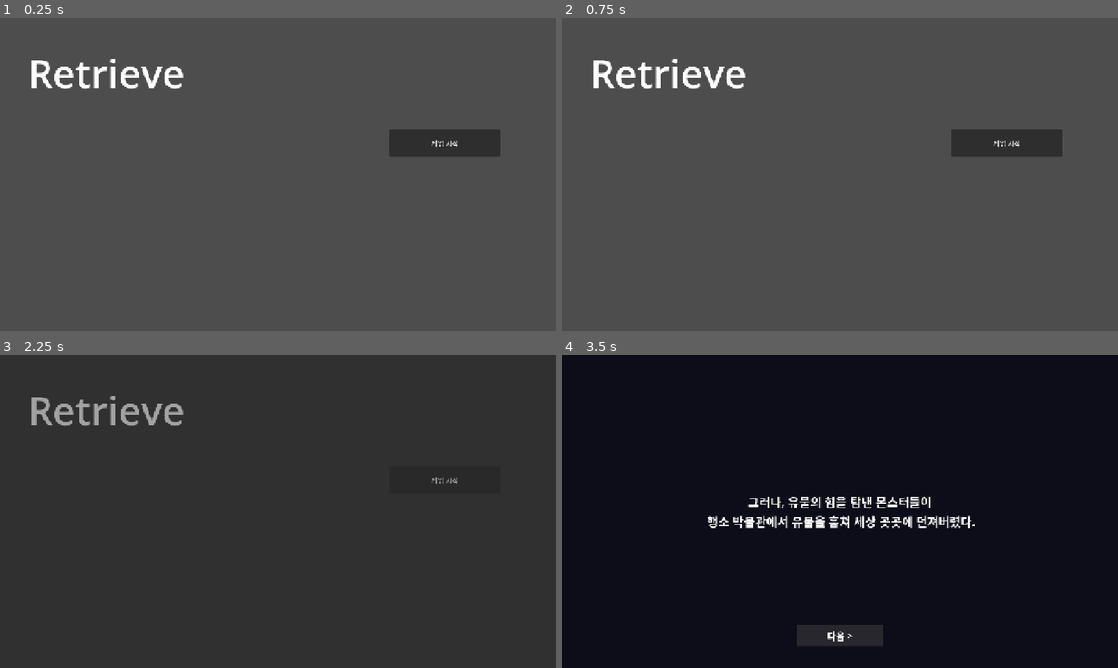
Above: before the commit, frames 1-4 (two rows, left to right).
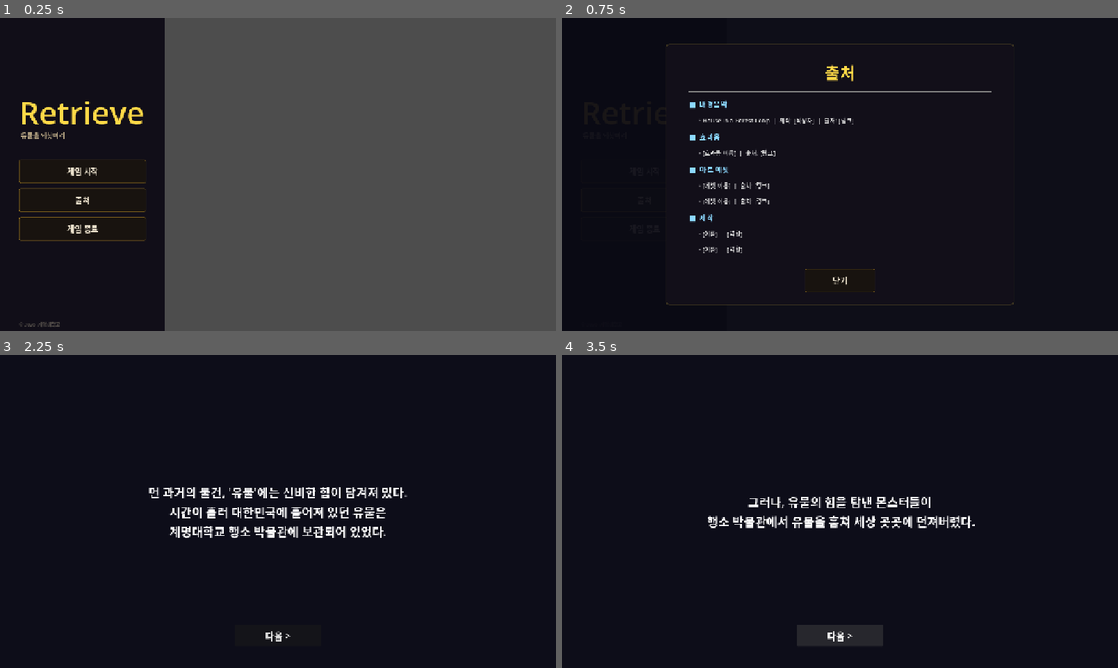
Above: after the commit, the same moments.

Repository: JunhyeongKim1/Retrieve-game-
Game: Godot game, scene res://scenes/main/main_menu.tscn
The game is run twice, just before and just after one commit, with the same random seed, the same clock (stepped at 60 frames per second) and the same inputs.
Inputs (mouse positions are in pixels of both pictures, inside the frame that each line leads up to):
- Up to frame 1 (0.25 s): no input
- Up to frame 2 (0.75 s): click (645, 199) at 0.5 s, where only the run after the commit has a clickable "출처"
- Up to frame 3 (2.25 s): click (278, 617) at 1.25 s, where only the run after the commit has a clickable "닫기"; click "게임 시작" at 2 s
- Up to frame 4 (3.5 s): click "다음 >" at 2.75 s

The runs differ from the first frame. In frame 1, 31% of the frame differs, in the area x 0-90%, y 0-100%; in frame 2, 100%, in the area x 0-100%, y 0-100%; in frame 3, 100%; in frame 4, nothing differs.

Commit message:
create redslime

Diff:
--- /dev/null
+++ b/scenes/Enemy/RedSlime.tscn
@@ -0,0 +1,88 @@
+[gd_scene format=3]
+
+[ext_resource type="PackedScene" uid="uid://dha2hcmftyyqn" path="res://scenes/Enemy/Enemy.tscn" id="1_qp0uk"]
+[ext_resource type="Script" path="res://script/enemy/red_slime.gd" id="2_redsl"]
+[ext_resource type="Texture2D" uid="uid://blchv2pb3fa5e" path="res://asset/Enemy/SlimeBlue/slimeBlue_dead.png" id="3_8pg25"]
+[ext_resource type="Texture2D" uid="uid://dvrapcqu5upxr" path="res://asset/Enemy/SlimeBlue/slimeBlue_hit.png" id="4_yuw13"]
+[ext_resource type="Texture2D" uid="uid://f5b7bxnp3ja6" path="res://asset/Enemy/SlimeBlue/slimeBlue_fear.png" id="5_11hf0"]
+[ext_resource type="Texture2D" uid="uid://bbjbjmynff2if" path="res://asset/Enemy/SlimeBlue/slimeBlue_move.png" id="5_tijr0"]
+[ext_resource type="Texture2D" uid="uid://cghg3xal4d7nl" path="res://asset/Enemy/SlimeBlue/slimeBlue.png" id="6_11hf0"]
+[ext_resource type="Texture2D" uid="uid://cw6eku46p1ivh" path="res://asset/Enemy/SlimeBlue/slimeBlue_fear_moving.png" id="6_yye8u"]
+
+[sub_resource type="SpriteFrames" id="SpriteFrames_red"]
+animations = [{
+"frames": [{
+"duration": 1.0,
+"texture": ExtResource("3_8pg25")
+}],
+"loop": true,
+"name": &"die",
+"speed": 5.0
+}, {
+"frames": [{
+"duration": 1.0,
+"texture": ExtResource("4_yuw13")
+}],
+"loop": true,
+"name": &"fall",
+"speed": 5.0
+}, {
+"frames": [{
+"duration": 1.0,
+"texture": ExtResource("5_11hf0")
+}, {
+"duration": 1.0,
+"texture": ExtResource("6_yye8u")
+}],
+"loop": true,
+"name": &"fear",
+"speed": 5.0
+}, {
+"frames": [{
+"duration": 1.0,
+"texture": ExtResource("5_tijr0")
+}, {
+"duration": 1.0,
+"texture": ExtResource("6_11hf0")
+}],
+"loop": true,
+"name": &"walk",
+"speed": 5.0
+}]
+
+[sub_resource type="RectangleShape2D" id="RectangleShape2D_col"]
+size = Vector2(90, 58)
+
+[sub_resource type="RectangleShape2D" id="RectangleShape2D_view"]
+size = Vector2(128, 56)
+
+[sub_resource type="RectangleShape2D" id="RectangleShape2D_hit"]
+size = Vector2(97, 59)
+
+[node name="RedSlime" instance=ExtResource("1_qp0uk")]
+script = ExtResource("2_redsl")
+
+[node name="AnimatedSprite2D" parent="." index="0"]
+sprite_frames = SubResource("SpriteFrames_red")
+animation = &"walk"
+
+[node name="CollisionShape2D" parent="." index="1"]
+shape = SubResource("RectangleShape2D_col")
+
+[node name="Left_Raycast" parent="." index="2"]
+position = Vector2(-51, 31)
+
+[node name="Right_Raycast" parent="." index="3"]
+position = Vector2(50, 25)
+
+[node name="CollisionShape2D" parent="ViewFiled" parent_id_path=PackedInt32Array(669368330) index="0"]
+position = Vector2(-77, 32)
+shape = SubResource("RectangleShape2D_view")
+
+[node name="HitboxArea2D" parent="." index="5"]
+collision_layer = 8
+collision_mask = 4
+
+[node name="CollisionShape2D" parent="HitboxArea2D" index="0"]
+position = Vector2(-1.5, 33.5)
+shape = SubResource("RectangleShape2D_hit")
--- a/scenes/main/main_menu.gd
+++ b/scenes/main/main_menu.gd
@@ -1,8 +1,259 @@
 extends Node2D
 
-@export_file("*.tscn") var next_scene: String  # 에디터에서 다음 씬 지정
-
-# Called when the node enters the scene tree for the first time.
-
-func _on_button_pressed() -> void:
-	SceneTransition.fade_to_scene(next_scene)
+# ══════════════════════════════════════════════════════════
+# 출처 내용 — 아래 항목을 채워주세요
+# ══════════════════════════════════════════════════════════
+const CREDITS: Array = [
+	["배경음악", [
+		"House In a Forest Loop  |  제작: [작성자]  |  출처: [링크]",
+	]],
+	["효과음", [
+		"[효과음 이름]  |  출처: [링크]",
+	]],
+	["아트 에셋", [
+		"[에셋 이름]  |  출처: [링크]",
+		"[에셋 이름]  |  출처: [링크]",
+	]],
+	["제작", [
+		"[이름]  |  [역할]",
+		"[이름]  |  [역할]",
+	]],
+]
+# ══════════════════════════════════════════════════════════
+
+# 디자인 상수
+const PANEL_W    := 380
+const PANEL_H    := 720
+const MARGIN_L   := 44
+const BTN_W      := 292
+const BTN_H      := 54
+const BTN_GAP    := 12
+
+# 색상 팔레트
+const C_GOLD       := Color(1.00, 0.85, 0.28)
+const C_GOLD_DIM   := Color(0.55, 0.42, 0.12, 0.70)
+const C_GOLD_HOV   := Color(0.85, 0.68, 0.20, 0.90)
+const C_GOLD_ACT   := Color(1.00, 0.85, 0.30, 1.00)
+const C_PANEL_BG   := Color(0.04, 0.03, 0.07, 0.90)
+const C_BTN_NOR    := Color(0.10, 0.08, 0.05, 0.80)
+const C_BTN_HOV    := Color(0.20, 0.15, 0.07, 0.92)
+const C_BTN_PRE    := Color(0.28, 0.20, 0.08, 0.97)
+const C_SUBTITLE   := Color(0.72, 0.65, 0.52)
+const C_VERSION    := Color(0.45, 0.42, 0.38, 0.70)
+const C_TXT_NOR    := Color(0.92, 0.88, 0.80)
+const C_TXT_HOV    := Color(1.00, 0.95, 0.75)
+const C_OVERLAY    := Color(0.04, 0.04, 0.08, 0.94)
+
+var _credits_layer: CanvasLayer
+var _btn_start: Button
+
+
+func _ready() -> void:
+	_build_main_ui()
+	_build_credits_panel()
+
+
+# ══════════════════════════════════════════════════════════
+# 메인 UI
+# ══════════════════════════════════════════════════════════
+func _build_main_ui() -> void:
+	var ui := CanvasLayer.new()
+	ui.layer = 1
+	add_child(ui)
+
+	# ── 왼쪽 반투명 패널 ──────────────────────────────────
+	var panel := Panel.new()
+	panel.position = Vector2.ZERO
+	panel.size     = Vector2(PANEL_W, PANEL_H)
+
+	var ps := StyleBoxFlat.new()
+	ps.bg_color          = C_PANEL_BG
+	ps.border_width_right = 1
+	ps.border_color      = Color(C_GOLD_DIM.r, C_GOLD_DIM.g, C_GOLD_DIM.b, 0.40)
+	panel.add_theme_stylebox_override("panel", ps)
+	ui.add_child(panel)
+
+	# ── 타이틀 ────────────────────────────────────────────
+	var title := Label.new()
+	title.text     = "Retrieve"
+	title.position = Vector2(MARGIN_L, 168)
+	title.add_theme_color_override("font_color", C_GOLD)
+	title.add_theme_font_size_override("font_size", 72)
+	panel.add_child(title)
+
+	# ── 서브타이틀 ────────────────────────────────────────
+	var subtitle := Label.new()
+	subtitle.text     = "유물을 되찾아라"
+	subtitle.position = Vector2(MARGIN_L + 4, 258)
+	subtitle.add_theme_color_override("font_color", C_SUBTITLE)
+	subtitle.add_theme_font_size_override("font_size", 15)
+	panel.add_child(subtitle)
+
+	# ── 장식 구분선 ───────────────────────────────────────
+	var line := ColorRect.new()
+	line.position = Vector2(MARGIN_L, 293)
+	line.size     = Vector2(BTN_W, 1)
+	line.color    = Color(C_GOLD.r, C_GOLD.g, C_GOLD.b, 0.35)
+	panel.add_child(line)
+
+	# ── 버튼 3개 ──────────────────────────────────────────
+	const Y0 := 326
+
+	_btn_start = _make_button("게임 시작")
+	_btn_start.position = Vector2(MARGIN_L, Y0)
+	_btn_start.pressed.connect(_on_start_pressed)
+	panel.add_child(_btn_start)
+
+	var btn_credits := _make_button("출처")
+	btn_credits.position = Vector2(MARGIN_L, Y0 + (BTN_H + BTN_GAP))
+	btn_credits.pressed.connect(_on_credits_pressed)
+	panel.add_child(btn_credits)
+
+	var btn_quit := _make_button("게임 종료")
+	btn_quit.position = Vector2(MARGIN_L, Y0 + 2 * (BTN_H + BTN_GAP))
+	btn_quit.pressed.connect(_on_quit_pressed)
+	panel.add_child(btn_quit)
+
+	# ── 하단 버전 표기 ────────────────────────────────────
+	var ver := Label.new()
+	ver.text     = "© 2026  계명대학교"
+	ver.position = Vector2(MARGIN_L, 696)
+	ver.add_theme_color_override("font_color", C_VERSION)
+	ver.add_theme_font_size_override("font_size", 11)
+	panel.add_child(ver)
+
+
+# ── 공통 버튼 팩토리 ──────────────────────────────────────
+func _make_button(label: String) -> Button:
+	var btn := Button.new()
+	btn.text                = label
+	btn.custom_minimum_size = Vector2(BTN_W, BTN_H)
+	btn.add_theme_font_size_override("font_size", 18)
+	btn.add_theme_color_override("font_color",         C_TXT_NOR)
+	btn.add_theme_color_override("font_hover_color",   C_TXT_HOV)
+	btn.add_theme_color_override("font_pressed_color", Color.WHITE)
+
+	btn.add_theme_stylebox_override("normal",  _btn_style(C_BTN_NOR, C_GOLD_DIM))
+	btn.add_theme_stylebox_override("hover",   _btn_style(C_BTN_HOV, C_GOLD_HOV))
+	btn.add_theme_stylebox_override("pressed", _btn_style(C_BTN_PRE, C_GOLD_ACT))
+	btn.add_theme_stylebox_override("focus",   _btn_style(C_BTN_NOR, C_GOLD_DIM))
+	return btn
+
+
+func _btn_style(bg: Color, border: Color) -> StyleBoxFlat:
+	var s := StyleBoxFlat.new()
+	s.bg_color                    = bg
+	s.border_width_left           = 1
+	s.border_width_right          = 1
+	s.border_width_top            = 1
+	s.border_width_bottom         = 1
+	s.border_color                = border
+	s.corner_radius_top_left      = 3
+	s.corner_radius_top_right     = 3
+	s.corner_radius_bottom_left   = 3
+	s.corner_radius_bottom_right  = 3
+	return s
+
+
+# ══════════════════════════════════════════════════════════
+# 버튼 콜백
+# ══════════════════════════════════════════════════════════
+func _on_start_pressed() -> void:
+	_btn_start.disabled = true
+	get_tree().change_scene_to_file("res://scenes/story/intro.tscn")
+
+func _on_credits_pressed() -> void:
+	_credits_layer.visible = true
+
+func _on_quit_pressed() -> void:
+	get_tree().quit()
+
+
+# ══════════════════════════════════════════════════════════
+# 출처 패널
+# ══════════════════════════════════════════════════════════
+func _build_credits_panel() -> void:
+	_credits_layer = CanvasLayer.new()
+	_credits_layer.layer   = 10
+	_credits_layer.visible = false
+	add_child(_credits_layer)
+
+	# 전체화면 오버레이
+	var overlay := Panel.new()
+	overlay.set_anchors_and_offsets_preset(Control.PRESET_FULL_RECT)
+	var ovs := StyleBoxFlat.new()
+	ovs.bg_color = C_OVERLAY
+	overlay.add_theme_stylebox_override("panel", ovs)
+	_credits_layer.add_child(overlay)
+
+	# 중앙 컨텐츠 박스
+	var box := Panel.new()
+	box.position = Vector2(240, 60)
+	box.size     = Vector2(800, 600)
+	var bs := StyleBoxFlat.new()
+	bs.bg_color                   = Color(0.07, 0.06, 0.10, 0.98)
+	bs.border_width_left          = 1
+	bs.border_width_right         = 1
+	bs.border_width_top           = 1
+	bs.border_width_bottom        = 1
+	bs.border_color               = Color(C_GOLD.r, C_GOLD.g, C_GOLD.b, 0.40)
+	bs.corner_radius_top_left     = 6
+	bs.corner_radius_top_right    = 6
+	bs.corner_radius_bottom_left  = 6
+	bs.corner_radius_bottom_right = 6
+	box.add_theme_stylebox_override("panel", bs)
+	overlay.add_child(box)
+
+	var margin := MarginContainer.new()
+	margin.position = Vector2.ZERO
+	margin.size     = Vector2(800, 600)
+	margin.add_theme_constant_override("margin_left",   52)
+	margin.add_theme_constant_override("margin_right",  52)
+	margin.add_theme_constant_override("margin_top",    36)
+	margin.add_theme_constant_override("margin_bottom", 36)
+	box.add_child(margin)
+
+	var vbox := VBoxContainer.new()
+	vbox.add_theme_constant_override("separation", 14)
+	margin.add_child(vbox)
+
+	# 제목
+	var cr_title := Label.new()
+	cr_title.text                 = "출처"
+	cr_title.horizontal_alignment = HORIZONTAL_ALIGNMENT_CENTER
+	cr_title.add_theme_color_override("font_color", C_GOLD)
+	cr_title.add_theme_font_size_override("font_size", 38)
+	vbox.add_child(cr_title)
+
+	var sep := HSeparator.new()
+	sep.add_theme_color_override("color", Color(C_GOLD.r, C_GOLD.g, C_GOLD.b, 0.35))
+	vbox.add_child(sep)
+
+	# 섹션별 항목
+	for entry in CREDITS:
+		var section: String = entry[0]
+		var items: Array    = entry[1]
+
+		var sec_lbl := Label.new()
+		sec_lbl.text = "■  " + section
+		sec_lbl.add_theme_color_override("font_color", Color(0.55, 0.85, 1.0))
+		sec_lbl.add_theme_font_size_override("font_size", 17)
+		vbox.add_child(sec_lbl)
+
+		for item_text: String in items:
+			var item_lbl := Label.new()
+			item_lbl.text = "      • " + item_text
+			item_lbl.add_theme_color_override("font_color", Color(0.85, 0.85, 0.85))
+			item_lbl.add_theme_font_size_override("font_size", 14)
+			vbox.add_child(item_lbl)
+
+	# 닫기 버튼
+	var spacer := Control.new()
+	spacer.custom_minimum_size = Vector2(0, 6)
+	vbox.add_child(spacer)
+
+	var close_btn := _make_button("닫기")
+	close_btn.custom_minimum_size    = Vector2(160, BTN_H)
+	close_btn.size_flags_horizontal  = Control.SIZE_SHRINK_CENTER
+	close_btn.pressed.connect(func() -> void: _credits_layer.visible = false)
+	vbox.add_child(close_btn)
--- a/scenes/main/main_menu.tscn
+++ b/scenes/main/main_menu.tscn
@@ -2,24 +2,8 @@
 
 [ext_resource type="Script" uid="uid://ce68lnjwdhtbo" path="res://scenes/main/main_menu.gd" id="1_sd5it"]
 
-[node name="MainMenu" type="Node2D" unique_id=1045219543]
+[node name="MainMenu" type="Node2D"]
 script = ExtResource("1_sd5it")
-next_scene = "res://scenes/story/intro.tscn"
 
-[node name="Title" type="Label" parent="." unique_id=1530230933]
-offset_left = 64.0
-offset_top = 64.0
-offset_right = 535.0
-offset_bottom = 223.0
-theme_override_font_sizes/font_size = 90
-text = "Retrieve"
-
-[node name="Button" type="Button" parent="." unique_id=308705263]
-offset_left = 896.0
-offset_top = 256.0
-offset_right = 1152.0
-offset_bottom = 320.0
-text = "게임 시작
-"
-
-[connection signal="pressed" from="Button" to="." method="_on_button_pressed"]
+# ── 배경 이미지를 여기에 자식 노드로 추가하세요 ──
+# 예) TextureRect 또는 Sprite2D 를 에디터에서 추가
--- a/scenes/player/player.tscn
+++ b/scenes/player/player.tscn
@@ -1,6 +1,7 @@
 [gd_scene format=3 uid="uid://icu71a2l1o7r"]
 
 [ext_resource type="Script" uid="uid://cwr5mut84nvq8" path="res://script/player/player.gd" id="1_gmlin"]
+[ext_resource type="Texture2D" uid="uid://cymm8m5batx78" path="res://asset/player/dead.png" id="2_75vfm"]
 [ext_resource type="Texture2D" uid="uid://bxcobg8sn7v8h" path="res://asset/player/Player_idle.png" id="2_dovo2"]
 [ext_resource type="Texture2D" uid="uid://bsu0me8leadmh" path="res://asset/player/Player_fall.png" id="2_p47bc"]
 [ext_resource type="Texture2D" uid="uid://delo1r6v08lmt" path="res://asset/player/Player_jump.png" id="4_p47bc"]
@@ -36,6 +37,14 @@
 
 [sub_resource type="SpriteFrames" id="SpriteFrames_lvxji"]
 animations = [{
+"frames": [{
+"duration": 1.0,
+"texture": ExtResource("2_75vfm")
+}],
+"loop": true,
+"name": &"dead",
+"speed": 5.0
+}, {
 "frames": [{
 "duration": 1.0,
 "texture": ExtResource("2_p47bc")
@@ -105,7 +114,7 @@
 size = Vector2(62, 132)
 
 [node name="player" type="CharacterBody2D" unique_id=1722833208 groups=["player"]]
-position = Vector2(167, -365)
+position = Vector2(174, -388)
 collision_layer = 4
 collision_mask = 27
 script = ExtResource("1_gmlin")
@@ -115,7 +124,7 @@
 position = Vector2(-1, -14)
 scale = Vector2(0.65, 0.65)
 sprite_frames = SubResource("SpriteFrames_lvxji")
-animation = &"knock"
+animation = &"dead"
 
 [node name="CollisionShape2D" type="CollisionShape2D" parent="." unique_id=1963167268]
 position = Vector2(-2, -1)
--- a/scenes/stage/stage2.tscn
+++ b/scenes/stage/stage2.tscn
@@ -7,7 +7,8 @@
 [ext_resource type="PackedScene" uid="uid://b0gi8dbhghyqn" path="res://scenes/stage/portal.tscn" id="7_4wrrc"]
 [ext_resource type="PackedScene" uid="uid://qllldatxtske" path="res://scenes/Item/Gilt_bronze_crown.tscn" id="7_t32tw"]
 [ext_resource type="Script" uid="uid://dp48y6wfyqihx" path="res://script/stage/stage_2.gd" id="8_stage2"]
-[ext_resource type="Script" path="res://script/ui/hud.gd" id="9_hud"]
+[ext_resource type="PackedScene" path="res://scenes/Enemy/RedSlime.tscn" id="9_d0pxx"]
+[ext_resource type="Script" uid="uid://dmyn37qyq272d" path="res://script/ui/hud.gd" id="9_hud"]
 
 [sub_resource type="PhysicsMaterial" id="PhysicsMaterial_48fdt"]
 
@@ -423,11 +424,14 @@
 [node name="BlueSlime2" parent="." unique_id=111111111 instance=ExtResource("5_3c2ml")]
 position = Vector2(624, 472)
 
-[node name="BlueSlime3" parent="." unique_id=222222222 instance=ExtResource("5_3c2ml")]
-position = Vector2(3041, 240)
-
-[node name="BlueSlime4" parent="." unique_id=333333333 instance=ExtResource("5_3c2ml")]
-position = Vector2(3920, 240)
-
 [node name="GiltbronzeCrown" parent="." unique_id=160682066 instance=ExtResource("7_t32tw")]
 position = Vector2(128, 544)
+
+[node name="RedSlime" parent="." unique_id=907716978 instance=ExtResource("9_d0pxx")]
+position = Vector2(2205, 191)
+
+[node name="RedSlime2" parent="." unique_id=955959086 instance=ExtResource("9_d0pxx")]
+position = Vector2(3903, 236)
+
+[node name="RedSlime3" parent="." unique_id=210822738 instance=ExtResource("9_d0pxx")]
+position = Vector2(3032, 234)
--- a/script/enemy/enemy.gd
+++ b/script/enemy/enemy.gd
@@ -83,13 +83,14 @@
 		get_tree().create_timer(1.0).timeout.connect(_on_damage_cooldown, CONNECT_ONE_SHOT)
 
 func _process_patrol() -> void:
-	# 벽/낭떠러지 감지 → 방향 전환
-	if is_on_wall():
-		direction *= -1.0
-	elif direction > 0 and not ray_right.is_colliding():
-		direction = -1.0
-	elif direction < 0 and not ray_left.is_colliding():
-		direction = 1.0
+	# 벽/낭떠러지 감지는 바닥 위일 때만 → 공중(점프 중)엔 방향 유지
+	if is_on_floor():
+		if is_on_wall():
+			direction *= -1.0
+		elif direction > 0 and not ray_right.is_colliding():
+			direction = -1.0
+		elif direction < 0 and not ray_left.is_colliding():
+			direction = 1.0
 
 	velocity.x = direction * speed
 	anim.flip_h = direction > 0
@@ -104,14 +105,14 @@
 
 	var chase_dir = sign(player_ref.global_position.x - global_position.x)
 
-	# 낭떠러지 감지만 → 추격 포기
-	# is_on_wall()은 체크 안 함 → 플레이어에게 계속 밀어붙임
-	if chase_dir > 0 and not ray_right.is_colliding():
-		current_state = State.PATROL
-		return
-	elif chase_dir < 0 and not ray_left.is_colliding():
-		current_state = State.PATROL
-		return
+	# 낭떠러지 감지는 바닥 위일 때만 → 공중(점프 중)엔 추격 유지
+	if is_on_floor():
+		if chase_dir > 0 and not ray_right.is_colliding():
+			current_state = State.PATROL
+			return
+		elif chase_dir < 0 and not ray_left.is_colliding():
+			current_state = State.PATROL
+			return
 
 	direction = chase_dir
 	velocity.x = direction * chase_speed
--- /dev/null
+++ b/script/enemy/red_slime.gd
@@ -0,0 +1,49 @@
+extends SlimeEnemy
+class_name RedSlimeEnemy
+
+# ── 점프 설정 ─────────────────────────────────────────────
+const JUMP_VELOCITY := -360.0   # 점프 초기 속도
+const JUMP_INTERVAL := 1.5      # 점프 간격 (초)
+
+var _jump_timer: float = 0.6    # 등장 직후 첫 점프까지 딜레이
+
+
+func _ready() -> void:
+	super._ready()
+	speed        = 70.0    # 블루슬라임(50)보다 빠름
+	chase_speed  = 150.0
+	max_hp       = 4
+	hp           = max_hp
+	damage       = 8
+
+	# ※ 레드슬라임 전용 스프라이트가 없을 경우 색조로 구분
+	#   나중에 anim.sprite_frames 를 교체하면 modulate 제거 가능
+	anim.modulate = Color(1.8, 0.25, 0.25)
+
+
+func _physics_process(delta: float) -> void:
+	# 점프 쿨타임 감소
+	if _jump_timer > 0.0:
+		_jump_timer -= delta
+
+	# 바닥 위 + 이동 상태 + 쿨타임 만료 → 점프
+	if is_on_floor() and _jump_timer <= 0.0:
+		if current_state == State.PATROL or current_state == State.CHASE:
+			velocity.y  = JUMP_VELOCITY
+			_jump_timer = JUMP_INTERVAL
+
+	super._physics_process(delta)
+
+
+# 점프 중일 때 fall 애니메이션 표시
+func _update_animation() -> void:
+	match current_state:
+		State.PATROL, State.CHASE:
+			if is_on_floor():
+				anim.play("walk")
+			else:
+				anim.play("fall")
+		State.FEAR:
+			anim.play("fear")
+		State.DEAD:
+			pass
--- a/script/player/player.gd
+++ b/script/player/player.gd
@@ -191,6 +191,7 @@
 		_play_animation()
 
 func _play_animation() -> void:
+	anim.offset = Vector2.ZERO   # dead 이후 다른 애니메이션 재생 시 오프셋 초기화
 	match current_state:
 		State.IDLE:  anim.play("idle")
 		State.RUN:   anim.play("run")
@@ -226,6 +227,13 @@
 	is_invincible = false
 	knockback_velocity = Vector2.ZERO
 	set_physics_process(false)
+
+	# dead 스프라이트는 가로형이라 세로형 애니메이션과 기준점이 다름
+	# Y 오프셋으로 눕는 스프라이트를 바닥에 맞춤 (값 조정 필요 시 DEAD_OFFSET_Y 수정)
+	const DEAD_OFFSET_Y := 100.0
+	anim.offset = Vector2(0.0, DEAD_OFFSET_Y)
+	anim.play("dead")
+
 	game_over.emit()
 
 func _start_invincible_flash():
--- a/script/ui/hud.gd
+++ b/script/ui/hud.gd
@@ -253,6 +253,24 @@
 	title.add_theme_font_size_override("font_size", 72)
 	vbox.add_child(title)
 
+	# ── 캐릭터 이미지 ──────────────────────────────────────
+	# 원하는 이미지 경로로 변경하세요
+	const CHAR_IMG_PATH   := "res://asset/Background/gameover.png"
+	const TARGET_HEIGHT   := 280.0   # 높이 기준값 (px) — 이 값만 바꾸면 크기 조절 가능
+
+	var char_tex          := load(CHAR_IMG_PATH) as Texture2D
+	var tex_size          := char_tex.get_size()
+	var target_w          := tex_size.x * (TARGET_HEIGHT / tex_size.y)  # 비율 유지 너비 자동 계산
+
+	var char_img          := TextureRect.new()
+	char_img.texture              = char_tex
+	char_img.stretch_mode         = TextureRect.STRETCH_KEEP_ASPECT_CENTERED
+	char_img.expand_mode          = TextureRect.EXPAND_IGNORE_SIZE
+	char_img.custom_minimum_size  = Vector2(target_w, TARGET_HEIGHT)
+	char_img.size_flags_horizontal = Control.SIZE_SHRINK_CENTER
+	vbox.add_child(char_img)
+	# ───────────────────────────────────────────────────────
+
 	var sub = Label.new()
 	sub.text = "체력이 모두 소진되었습니다"
 	sub.horizontal_alignment = HORIZONTAL_ALIGNMENT_CENTER
@@ -260,6 +278,13 @@
 	sub.add_theme_font_size_override("font_size", 22)
 	vbox.add_child(sub)
 
+	var btn_restart = Button.new()
+	btn_restart.text = "처음부터 다시"
+	btn_restart.custom_minimum_size = Vector2(220, 54)
+	btn_restart.add_theme_font_size_override("font_size", 26)
+	btn_restart.pressed.connect(_on_restart_pressed)
+	vbox.add_child(btn_restart)
+
 	var btn = Button.new()
 	btn.text = "메인메뉴로"
 	btn.custom_minimum_size = Vector2(220, 54)
@@ -273,8 +298,16 @@
 	get_tree().paused = true
 
 
+func _on_restart_pressed() -> void:
+	if not get_tree().paused:
+		return
+	PlayerData.reset()
+	get_tree().paused = false
+	get_tree().change_scene_to_file("res://scenes/stage/stage1.tscn")
+
 func _on_main_menu_pressed() -> void:
 	if not get_tree().paused:
 		return
+	PlayerData.reset()
 	get_tree().paused = false
 	get_tree().change_scene_to_file("res://scenes/main/main_menu.tscn")
Binary file added: asset/Background/gameover.png
Not shown, added: asset/Background/gameover.png.import
Binary file added: asset/player/dead.png
Not shown, added: asset/player/dead.png.import
Not shown, added: script/enemy/red_slime.gd.uid
